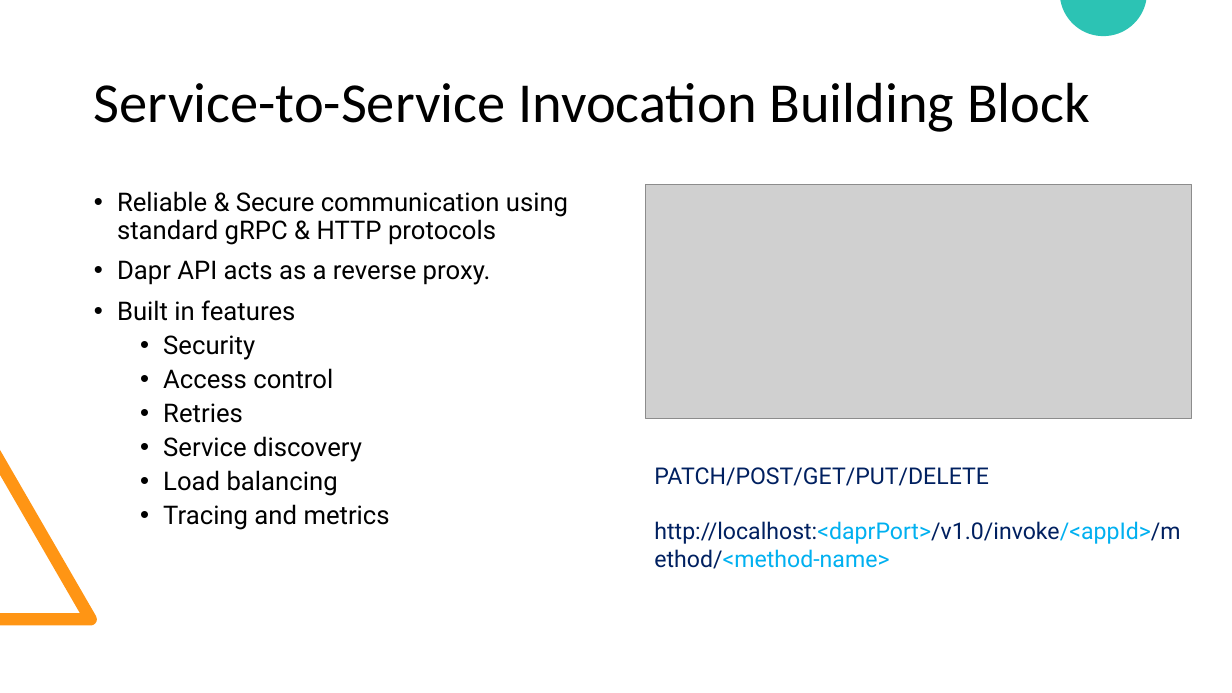
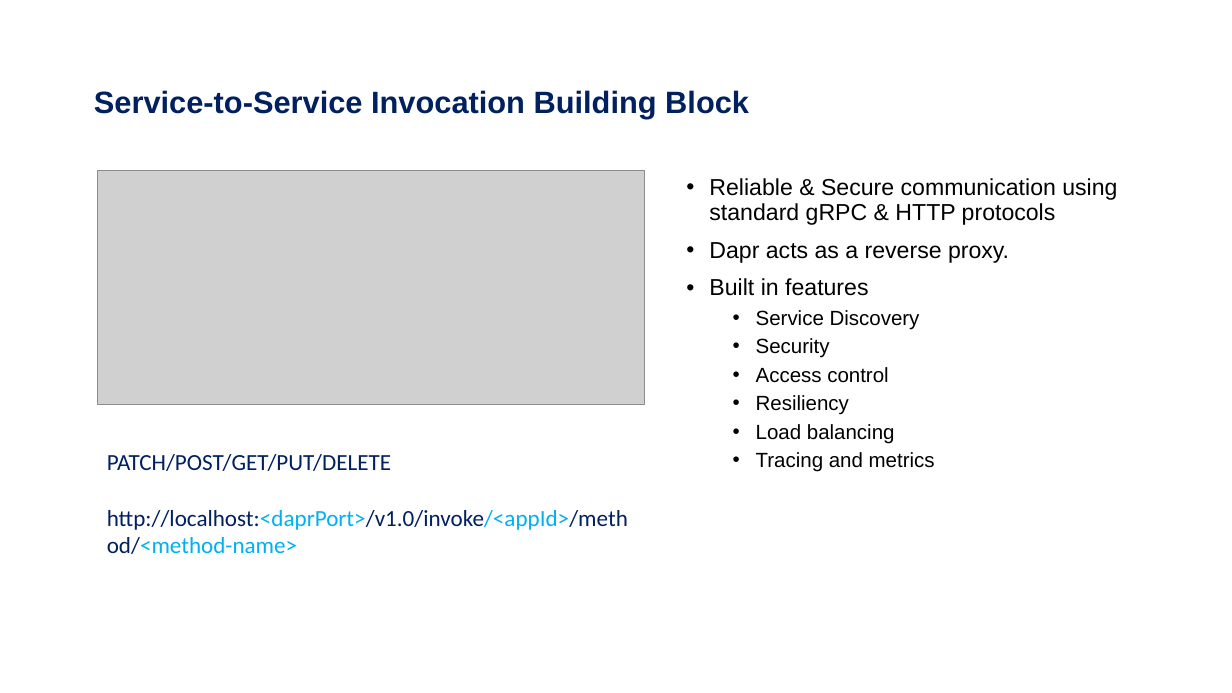
Before and after one commit to rgvna258/DaprDemoApp, a slide deck: slide 15 of files/Dapr-Final.pptx (slide 17 before the commit). Drawn at 1232x693 pixels with LibreOffice and Linux fonts; fonts in the diff are those of the drawing; grey boxes stand for pictures. Boxes give left, top, right and bottom in pixels: in the first picture for what was removed or moved away, otherwise in the second. Text is boxed around its words. In the diff, an @@ line names an element or a change of style, - is before the commit and + after.

```diff
--- a/files/Dapr-Final.pptx
+++ b/files/Dapr-Final.pptx
@@ freeform shape removed at (1061,0,1147,36) @@
@@ title "Service-to-Service Invocation Building Block" at (94,90,749,119): size 44 to 24 pt, font Calibri to Arial, text colour #000000 to #002060, bold on @@
@@ picture: place and size @@
-picture at (645,185,1191,419)
+picture at (98,171,644,405)
@@ text "Reliable & Secure communication using ...": place and size @@
-text "Reliable & Secure communication using ..." at (117,191,568,530)
+text "Reliable & Secure communication using ..." at (709,178,1117,472)
@@ text at (709,178,1117,472): size 20 to 18 pt in "Reliable & Secure communication using standard gRPC ...", "Built in features"; font Roboto to Arial in "Reliable & Secure communication using standard gRPC ...", "Built in features", "Security", "Access control" and 2 more places; size 20 to 16 pt in "Security", "Access control", "Load balancing", "Tracing and metrics" @@
@@ text at (709,242,1009,263): text changed; size 20 to 18 pt; font Roboto to Arial @@
-• Dapr API acts as a reverse proxy.
+• Dapr acts as a reverse proxy.
@@ text at (756,310,920,330): paragraph added @@
+  • Service Discovery
@@ text at (756,395,849,415): text changed; size 20 to 16 pt; font Roboto to Arial @@
-  • Retries
-  • Service discovery
+  • Resiliency
@@ text "PATCH/POST/GET/PUT/DELETE": place and size @@
-text "PATCH/POST/GET/PUT/DELETE" at (654,467,1180,569)
+text "PATCH/POST/GET/PUT/DELETE" at (107,454,628,554)
@@ text "PATCH/POST/GET/PUT/DELETE" at (107,454,628,554): font Roboto to Calibri @@
@@ freeform shape removed at (0,450,97,625) @@
```
Also in this commit, not shown: 18 other slides changed, 9 slides added, 4 slides removed, 15 other files.
